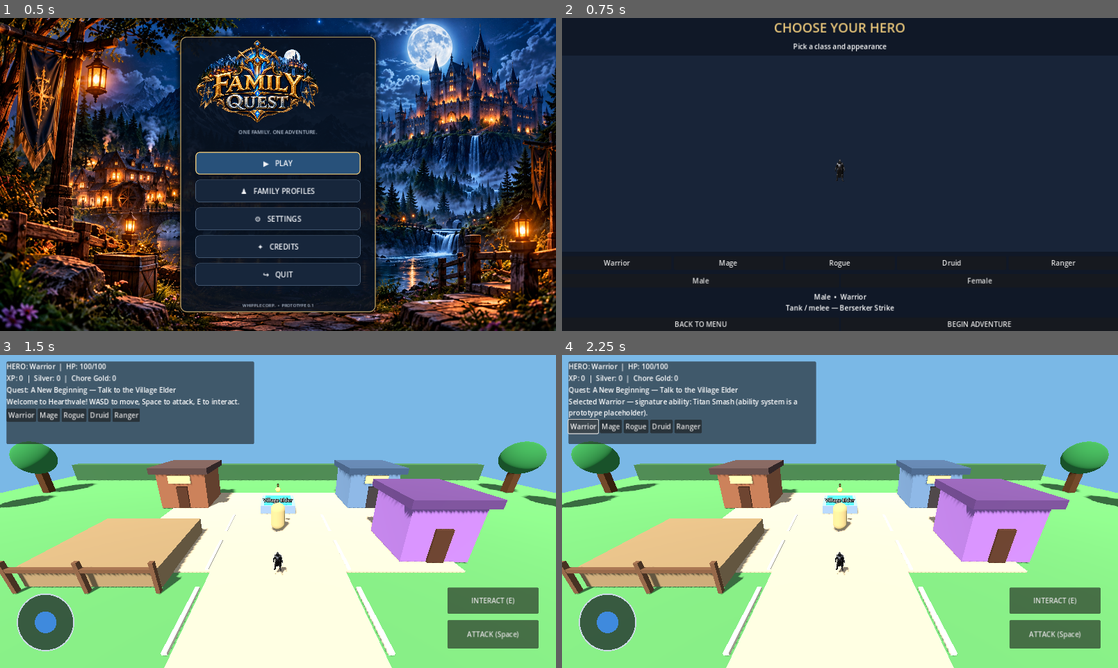
Above: before the commit, frames 1-4 (two rows, left to right).
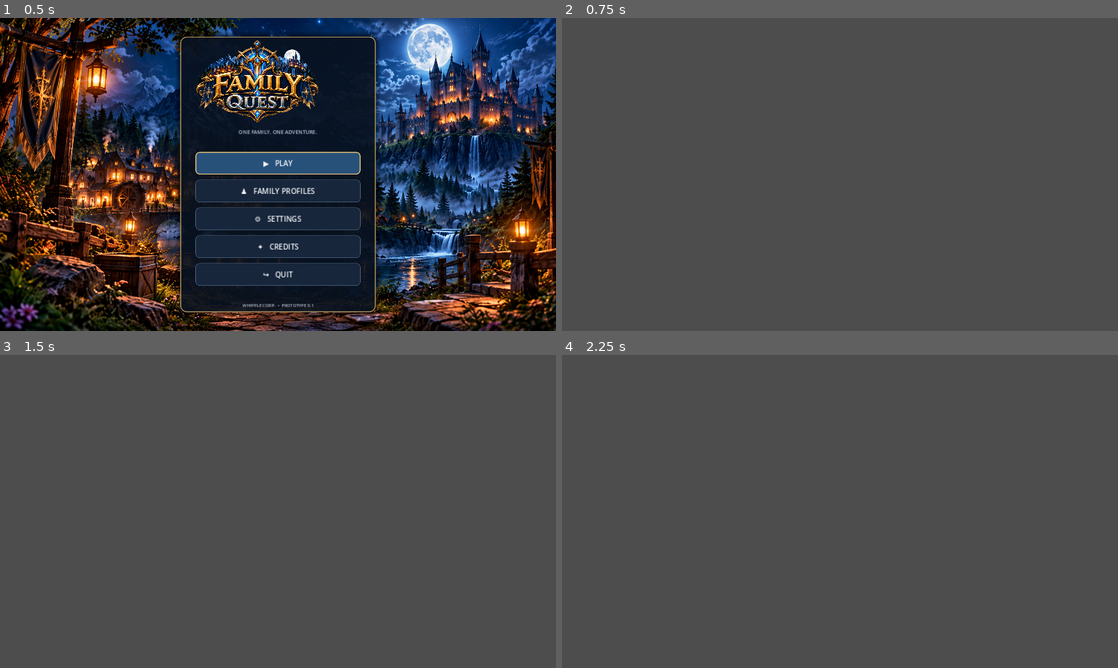
Above: after the commit, the same moments.

Repository: joeywhipple5-dot/Family-Quest
Game: Godot game, scene res://scenes/MainMenu.tscn
The game is run twice, just before and just after one commit, with the same random seed, the same clock (stepped at 60 frames per second) and the same inputs.
Inputs (mouse positions are in pixels of both pictures, inside the frame that each line leads up to):
- Up to frame 1 (0.5 s): no input
- Up to frame 2 (0.75 s): click "▶ PLAY" at 0.5 s
- Up to frame 3 (1.5 s): click (417, 661) at 1.25 s, where only the run before the commit has a clickable "BEGIN ADVENTURE"
- Up to frame 4 (2.25 s): click (584, 414) at 2 s, where only the run before the commit has a clickable "Warrior"

Frame 1 is identical in both runs. In frame 2, 100% of the frame differs, in the area x 0-100%, y 0-100%; in frame 3, 98%; in frame 4, 98%.
Error after the commit: Parse Error: Could not preload resource script "res://scripts/CharacterBuilder.gd". (res://scripts/CharacterSelection.gd:3)

Commit message:
Scale warrior model upon instantiation
Scale the instantiated warrior model to three times its size.

Diff:
--- a/scripts/CharacterBuilder.gd
+++ b/scripts/CharacterBuilder.gd
@@ -27,6 +27,7 @@
         var warrior_scene := load("res://hollow-warden (1).glb") as PackedScene
         if warrior_scene != null:
             var warrior_model := warrior_scene.instantiate()
+warrior_model.scale = Vector3(3.0, 3.0, 3.0)
             warrior_model.name = "WarriorModel"
             root.add_child(warrior_model)
             return root
